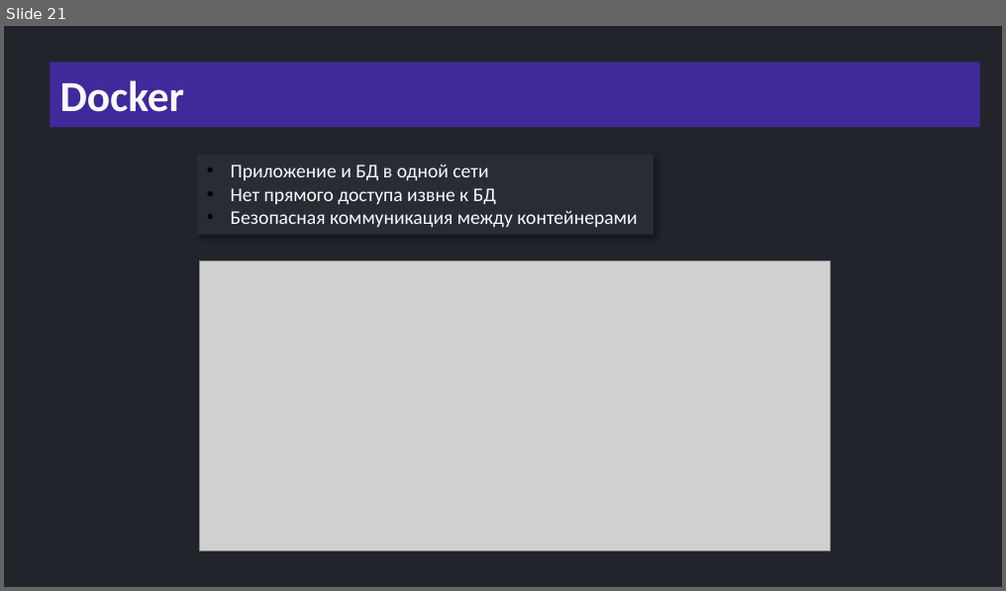
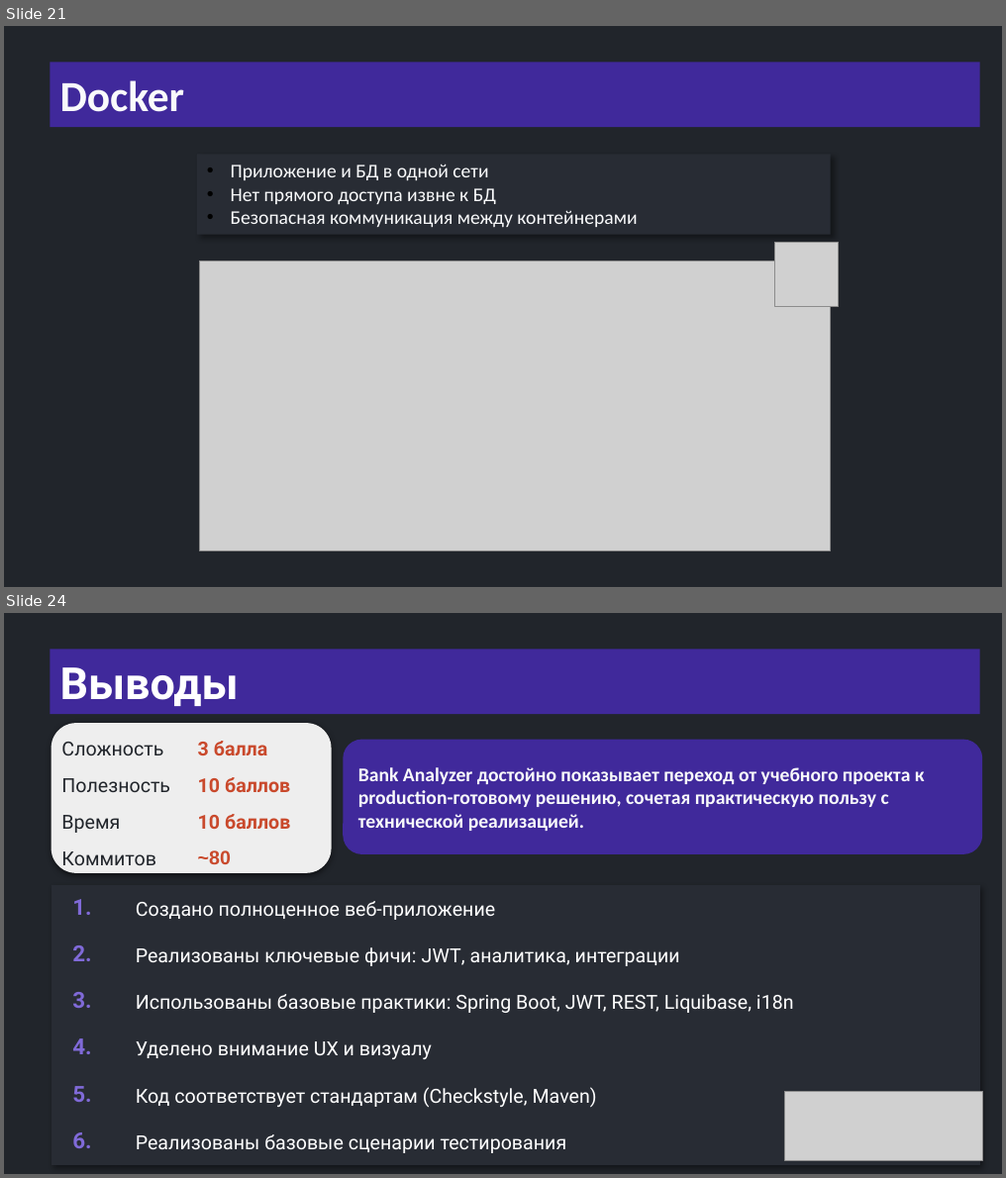
Before and after one commit to semusv/Bank_analyzer, a slide deck: bank_analyzer.pptx. Shown one above the other, each under a label of ours: slide 21 before the commit, slides 21 and 24 after it; the slides between them are not shown. The pictures are 1006x591 and 1006x1178 pixels, drawn with LibreOffice and Linux fonts; fonts in the diff are those of the drawing; grey boxes stand for pictures. Boxes give left, top, right and bottom in pixels: in the first picture for what was removed or moved away, otherwise in the second. Text is boxed around its words. In the diff, an @@ line names an element or a change of style, - is before the commit and + after.

```diff
--- a/bank_analyzer.pptx
+++ b/bank_analyzer.pptx
@@ slide 24 added at box(4, 613, 1002, 1174), background #21252B @@
@@ title added at box(50, 649, 980, 714), fill #40299B, 32 pt, text #FFFFFF, bold @@
+Выводы
@@ rounded rectangle added at box(51, 723, 332, 873), fill #EEEEEE @@
@@ table added at box(56, 730, 326, 875), 4 rows, 2 columns @@
+Сложность | 3 балла
+Полезность | 10 баллов
+Время | 10 баллов
+Коммитов | ~80
@@ rounded rectangle added at box(344, 740, 983, 855), fill #40299B, 14 pt, text #F9FAFB, bold @@
+Bank Analyzer достойно показывает переход от учебного проекта к production-готовому решению, сочетая практическую пользу с технической реализацией.
@@ table added at box(51, 885, 980, 1166), 6 rows, 2 columns @@
+1. | Создано полноценное веб-приложение
+2. | Реализованы ключевые фичи: JWT, аналитика, интеграции
+3. | Использованы базовые практики: Spring Boot, JWT, REST, Liquibase, i18n
+4. | Уделено внимание UX и визуалу
+5. | Код соответствует стандартам (Checkstyle, Maven)
+6. | Реализованы базовые сценарии тестирования
@@ picture added at box(784, 1092, 982, 1160) @@
@@ slide 21 changed as well @@
@@ rectangle "Приложение и БД в одной ...": place and size @@
-rectangle "Приложение и БД в одной ..." at box(197, 154, 652, 235)
+rectangle "Приложение и БД в одной ..." at box(197, 154, 831, 235)
@@ picture added at box(774, 243, 839, 306) @@
```
Also in this commit, not shown: 21 other slides changed, 2 other slides added, 35 slides removed, 14 other files.
